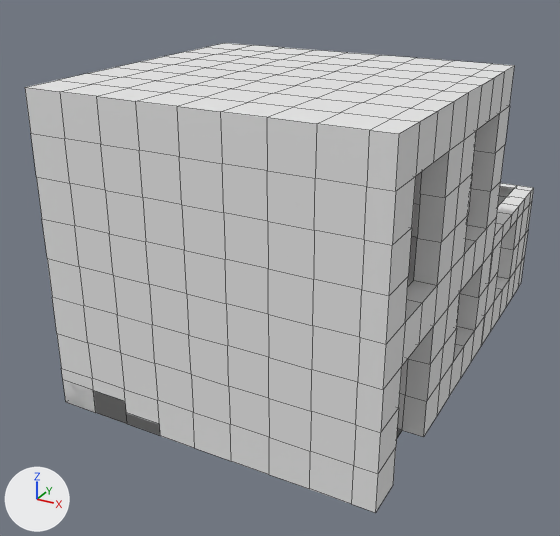
The Blender file Ny mapp/House.blend as it was, and as the next commit left it.
Both versions are drawn from a 50 mm lens placed at (32.9, -80.6, 43.5), pointed at (-2.0, -17.1, 11.7). The axes (+X, +Y, +Z) are drawn at lower left. The lights are the same throughout. Mesh edges are drawn as thin lines.
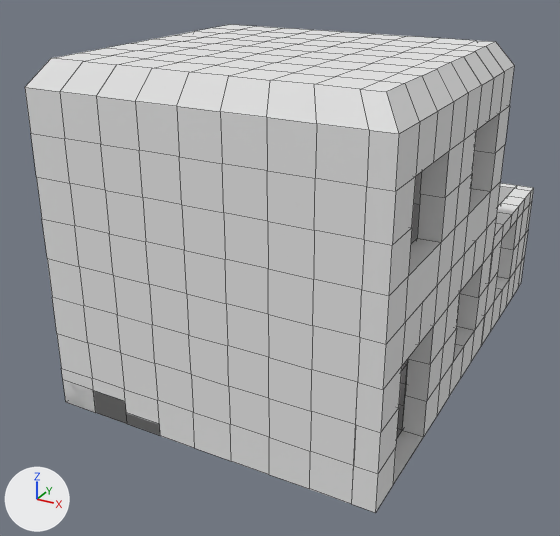
Commit message: house update of stairs and walls

The change, as a list of edits to the scene's bpy script:
```text
Change me_cube:
    used by ob_cube; location = (0.0, 0.0, 17.2); scale = (14.7, 14.7, 14.7)
    remove me_cube.from_pydata(...)  # 688 vertices, 653 faces; spans x -1.0..1.14, y -2.45..0.78, z -1.0..1.0
    add me_cube.from_pydata(...)  # 778 vertices, 793 faces; spans x -1.0..1.14, y -2.45..0.78, z -1.0..1.15
    me_cube part 1
    29 vertices are removed from x -0.75..1.14, y -2.2..-0.45, z -0.75..1.0
    70 faces are deleted
    42 vertices move from x -0.75..1.0, y -2.2..-0.7, z 1.0 to x -0.89..1.03, y -2.34..-0.55, z 1.15
    32 vertices are added at x -0.89..1.03, y -2.12..0.69, z -1.0..1.15
    20 new vertices lie (0.0, -0.07, 0.0) away from vertices in x -0.5..1.0, y -0.45, z -1.0..-0.25
    8 new vertices lie (0.25, 0.0, 0.0) away from vertices in x -0.5, y -0.95..-0.45, z -1.0..-0.5
    8 new vertices lie (0.0, -0.22, 0.0) away from vertices in x -0.5..0.75, y -1.7..-0.7, z 1.0
    10 new vertices lie (0.0, -0.23, 0.0) away from vertices in x -0.75..1.0, y -1.95..-0.77, z 1.0..1.15
    12 new vertices lie (0.0, -0.22, 0.0) away from vertices in x -0.89..1.03, y -2.12..-1.0, z 1.15
    9 new vertices lie (-0.22, 0.0, 0.0) away from vertices in x -0.5..0.68, y -1.89..-0.7, z 1.0..1.15
    8 new vertices lie (0.0, 0.0, 0.78) away from vertices in x -0.5..-0.25, y -0.95..-0.45, z -0.91
    7 new vertices lie (0.25, 0.0, 0.0) away from vertices in x -0.25, y -0.95..-0.45, z -1.0..-0.5
    5 new vertices lie (0.0, 0.0, 0.91) away from vertices in x -0.25..0.0, y -0.95..-0.45, z -0.91
    210 new faces join them
```

What differs and where, as boxes [x1, y1, x2, y2] in the pictures (560 x 536 px):
'Cube', reshaped
    before: [25, 43, 534, 513]
    after: [25, 24, 534, 513]
part 1 of me_cube, built on
    before: [27, 43, 514, 430]
    after: [25, 24, 514, 485]
